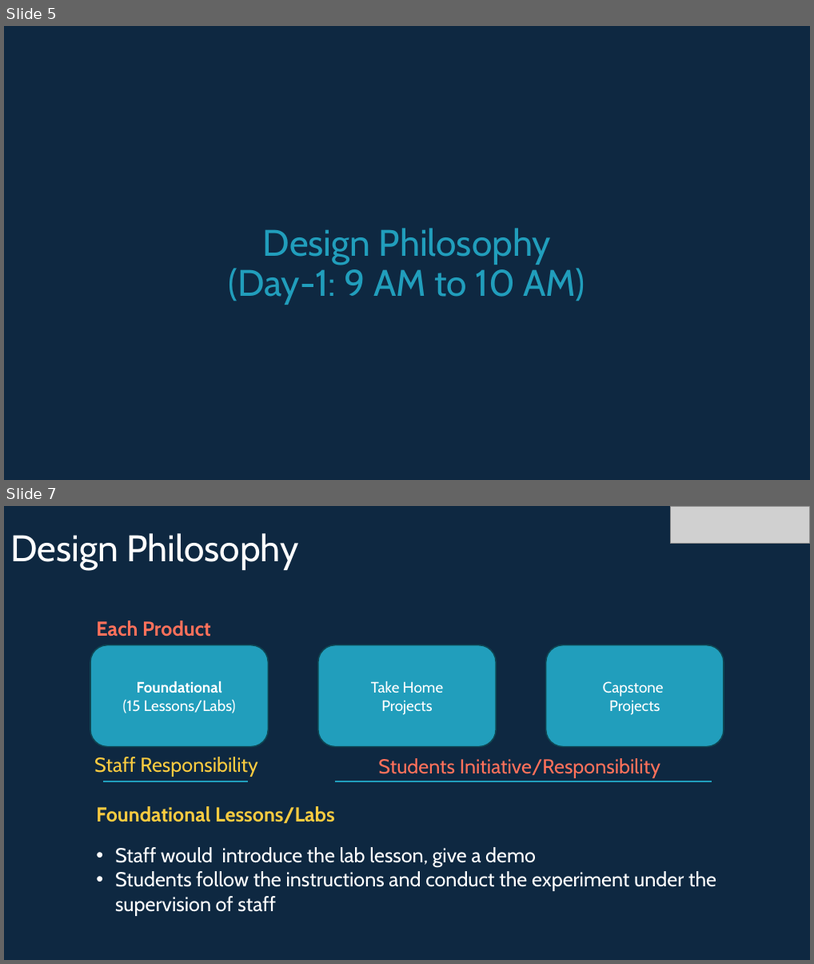
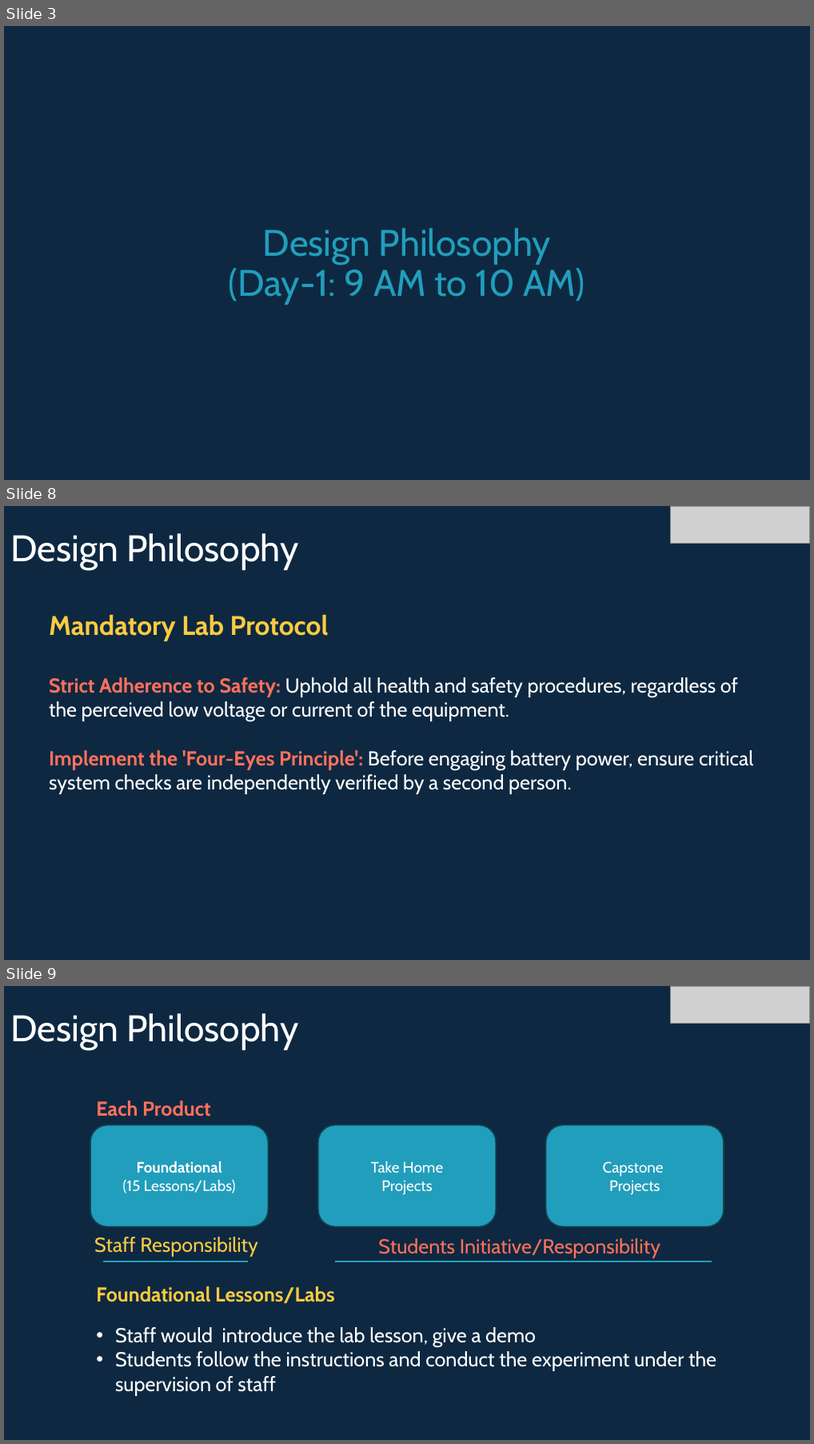
Before and after one commit to info-zas/Training, a slide deck: GPREC/GPRC_TrainingSchedule_V2.pptx. Shown one above the other, each under a label of ours: slides 5 and 7 before the commit, slides 3, 8 and 9 after it; the slides between them are not shown. The pictures are 814x964 and 814x1444 pixels, drawn with LibreOffice and Linux fonts; fonts in the diff are those of the drawing; grey boxes stand for pictures. Boxes give left, top, right and bottom in pixels: in the first picture for what was removed or moved away, otherwise in the second. Text is boxed around its words. In the diff, an @@ line names an element or a change of style, - is before the commit and + after.

```diff
--- a/GPREC/GPRC_TrainingSchedule_V2.pptx
+++ b/GPREC/GPRC_TrainingSchedule_V2.pptx
@@ slide 8 added at (x1=4, y1=506, x2=810, y2=960), background #0E2841 @@
@@ picture added at (x1=670, y1=506, x2=810, y2=544) @@
@@ title added at (x1=10, y1=533, x2=299, y2=570), 44 pt, text #FFFFFF @@
+Design Philosophy
@@ text added at (x1=49, y1=614, x2=754, y2=794), 24 pt, text #FFFFFF @@
+Mandatory Lab Protocol
+Strict Adherence to Safety: Uphold all health and safety procedures, regardless of the perceived low voltage or current of the equipment.
+Implement the 'Four-Eyes Principle': Before engaging battery power, ensure critical system checks are independently verified by a second person.
@@ what was slide 5 is now slide 3 @@
@@ what was slide 7 is now slide 9 @@
```
Also in this commit, not shown: 3 slides changed, 4 other slides added, 6 slides removed, 1 other file.
